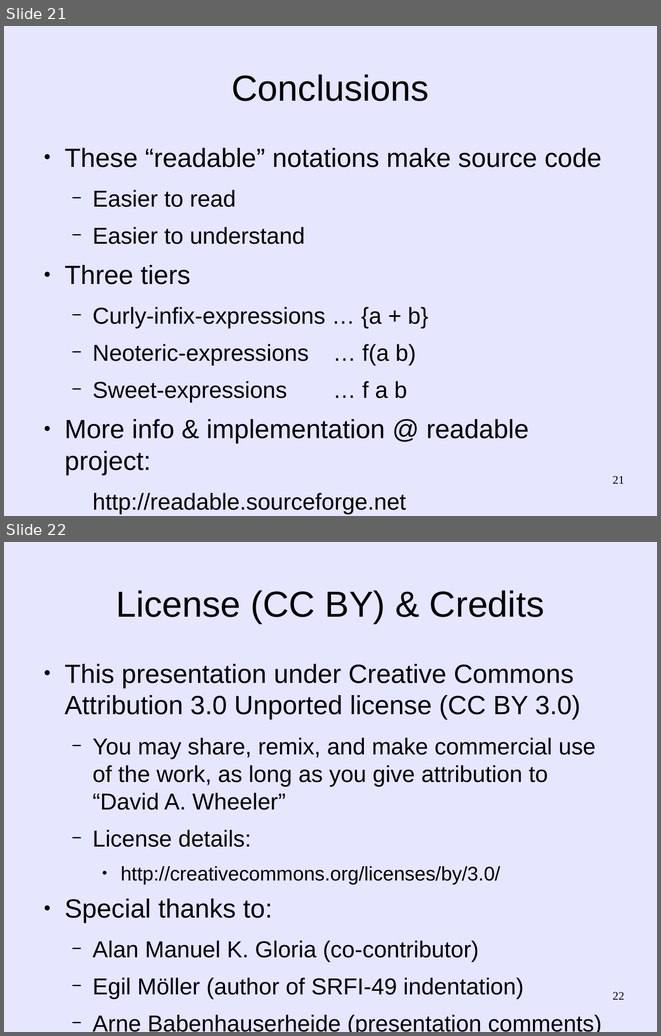
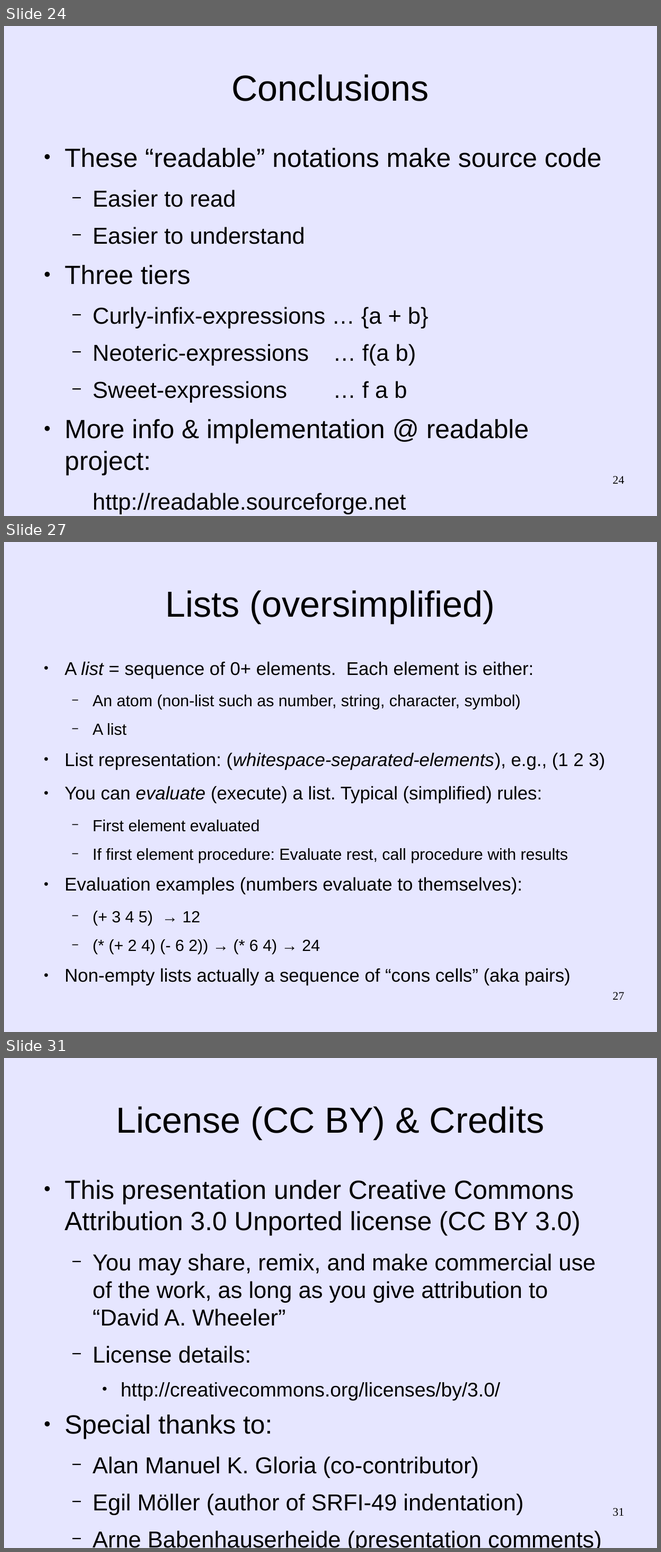
Before and after one commit to martin12333/Readable-Lisp-S-expressions, a slide deck: readable-s-expressions.odp. Shown one above the other, each under a label of ours: slides 21 and 22 before the commit, slides 24, 27 and 31 after it; the slides between them are not shown. The pictures are 661x1036 and 661x1552 pixels, drawn with LibreOffice and Linux fonts; fonts in the diff are those of the drawing. Boxes give left, top, right and bottom in pixels: in the first picture for what was removed or moved away, otherwise in the second. Text is boxed around its words. In the diff, an @@ line names an element or a change of style, - is before the commit and + after.

```diff
--- a/readable-s-expressions.odp
+++ b/readable-s-expressions.odp
@@ slide 27 added at (4, 542, 657, 1032), background #E6E6FF @@
@@ title added at (165, 590, 495, 624), 44 pt, text #000000 @@
+Lists (oversimplified)
@@ text added at (64, 661, 605, 986), 22.4 pt, text #000000 @@
+● A list = sequence of 0+ elements. Each element is either:
+  − An atom (non-list such as number, string, character, symbol)
+  − A list
+● List representation: (whitespace-separated-elements), e.g., (1 2 3)
+● You can evaluate (execute) a list. Typical (simplified) rules:
+  − First element evaluated
+  − If first element procedure: Evaluate rest, call procedure with results
+● Evaluation examples (numbers evaluate to themselves):
+  − (+ 3 4 5) → 12
+  − (* (+ 2 4) (- 6 2)) → (* 6 4) → 24
+● Non-empty lists actually a sequence of “cons cells” (aka pairs)
@@ page number added at (612, 992, 624, 1000), 14 pt, text #000000 @@
+27
@@ what was slide 21 is now slide 24 @@
@@ page number at (612, 476, 624, 484): text changed @@
-21
+24
@@ what was slide 22 is now slide 31 @@
@@ page number at (612, 1508, 624, 1516): text changed @@
-22
+31
```
Also in this commit, not shown: 9 slides changed, 8 other slides added.
